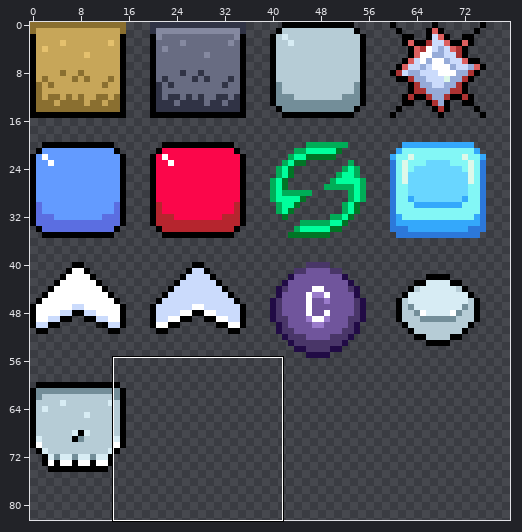
Edited in one commit: pixel-art file (BasicTileset.aseprite). The picture above shows the old version from afar; the outline marks the close-up.
Close-up. Before:
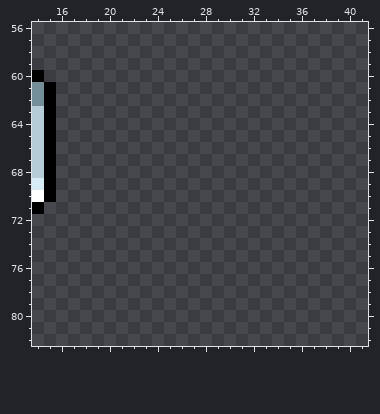
128x128 pixels, 1 frame. Shown: x 14..41, y 56..82. The wide view leaves out empty margins.
After the commit:
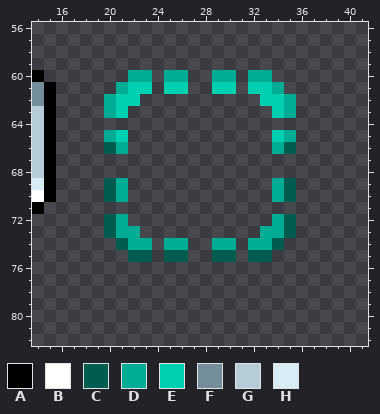
Palette (. is transparent): A #000000  B #ffffff  C #005c4f  D #00ad94  E #00cfb1  F #738e99  G #b6ccd6  H #d7ecf4
The edit:
y 60: x 22..23 .. -> DD; x 25..26 .. -> DD; x 29..30 .. -> DD; x 32..33 .. -> DD
y 61: x 21..23 ... -> DEE; x 25..26 .. -> EE; x 29..30 .. -> EE; x 32..34 ... -> EED
y 62: x 20..22 ... -> DEE; x 33..35 ... -> EED
y 63: x 20..21 .. -> DE; x 34..35 .. -> ED
y 65: x 20..21 .. -> DE; x 34..35 .. -> ED
y 66: x 20..21 .. -> CD; x 34..35 .. -> DC
y 69..70: x 20..21 .. -> CD; x 34..35 .. -> DC
y 72: x 20..21 .. -> CD; x 34..35 .. -> DC
y 73: x 20..22 ... -> CDD; x 33..35 ... -> DDC
y 74: x 21..23 ... -> CDD; x 25..26 .. -> DD; x 29..30 .. -> DD; x 32..34 ... -> DDC
y 75: x 22..23 .. -> CC; x 25..26 .. -> CC; x 29..30 .. -> CC; x 32..33 .. -> CC
Boxes around the changes in both close-ups, in picture pixels (x1, y1, x2, y2):
added: (104, 70, 296, 262)
